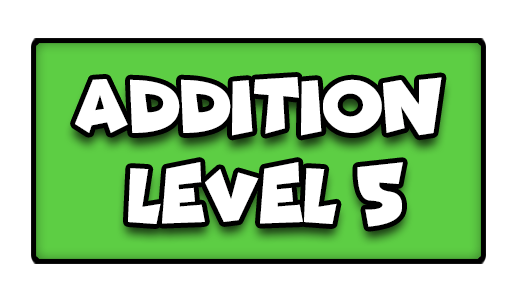
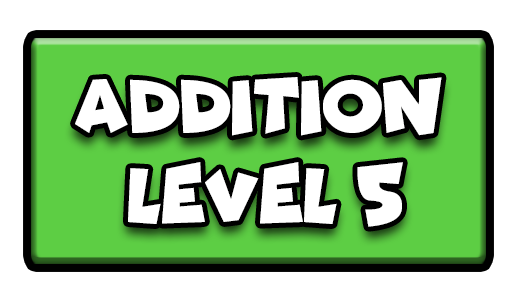
Two versions of the same layered image (517px x 301px). Layer-by-layer changes:
pixels changed over [23, 30, 494, 272] (layer not identified)
